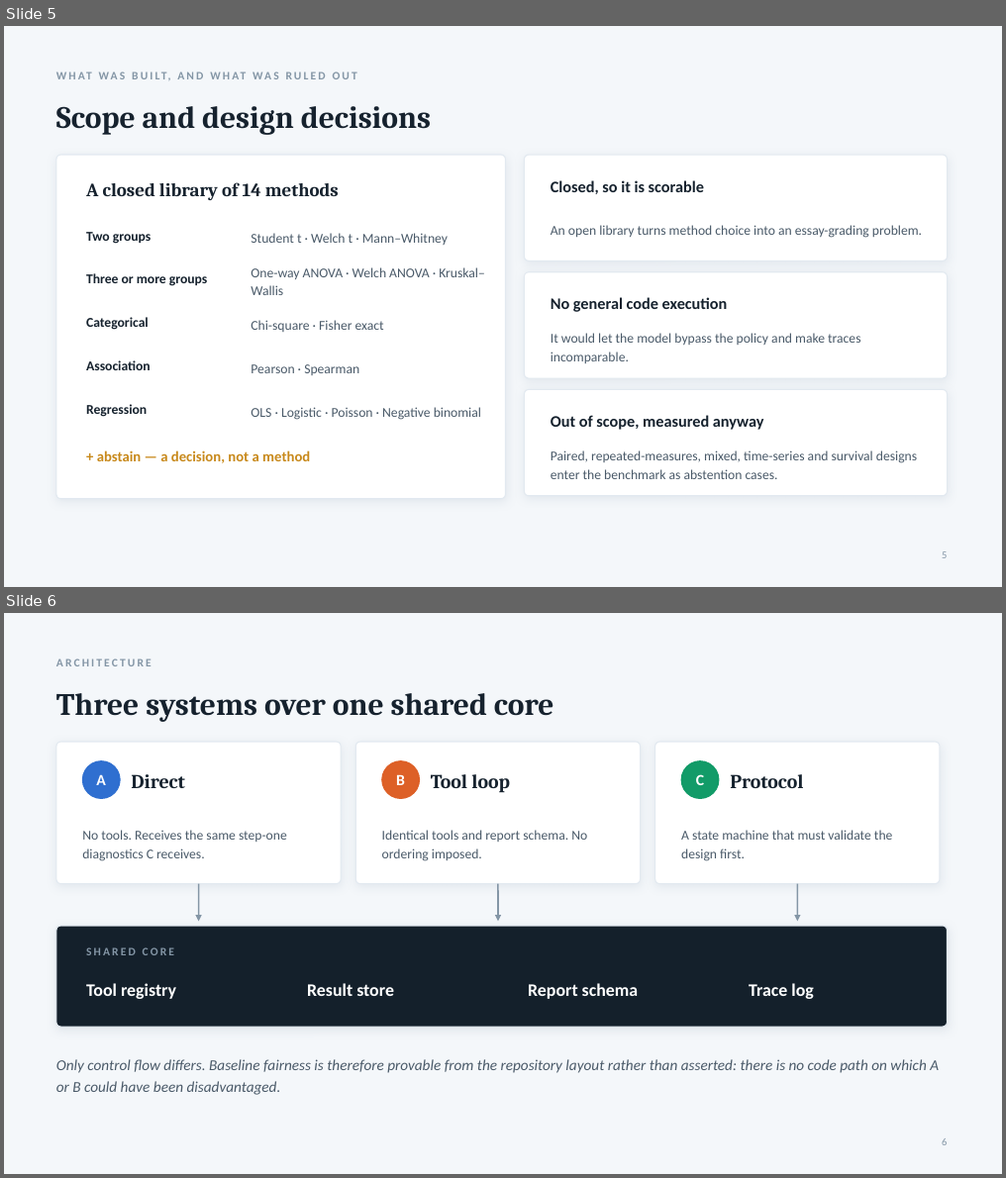
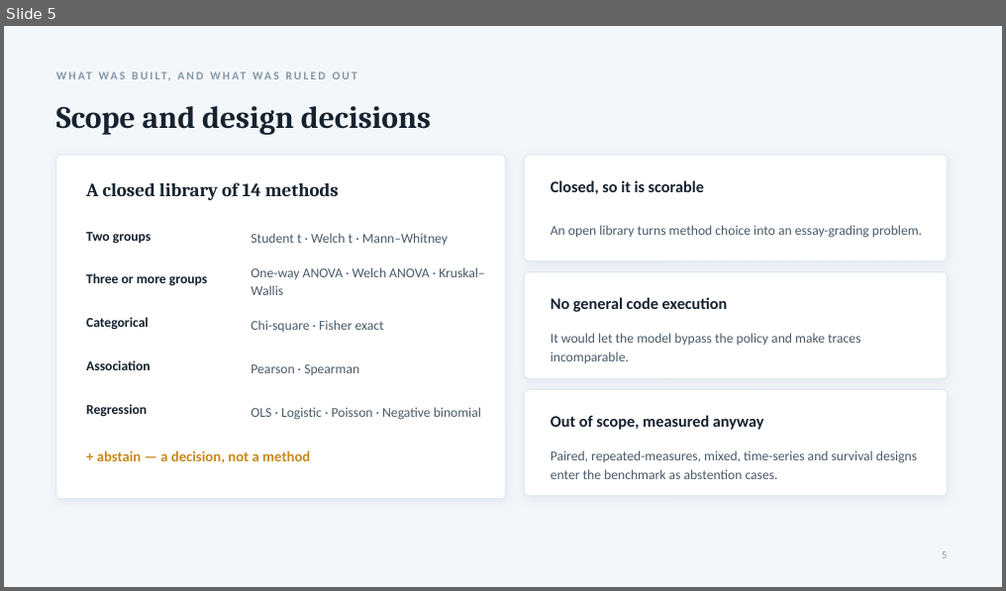
Before and after one commit to Vishal4507/AI_statistician, a slide deck: docs/AI_Statistician_Presentation.pptx. Shown one above the other, each under a label of ours: slides 5 and 6 before the commit, slide 5 after it. The pictures are 1006x1178 and 1006x591 pixels, drawn with LibreOffice and Linux fonts; fonts in the diff are those of the drawing. Boxes give left, top, right and bottom in pixels: in the first picture for what was removed or moved away, otherwise in the second. Text is boxed around its words. In the diff, an @@ line names an element or a change of style, - is before the commit and + after.

```diff
--- a/docs/AI_Statistician_Presentation.pptx
+++ b/docs/AI_Statistician_Presentation.pptx
@@ slide 6 removed at [4, 613, 1002, 1174], background #F4F7FA @@
@@ text removed at [56, 659, 152, 666] @@
-ARCHITECTURE
@@ text removed at [56, 693, 554, 722] @@
-Three systems over one shared core
@@ rounded rectangle removed at [56, 742, 341, 884] @@
@@ rounded rectangle removed at [355, 742, 641, 884] @@
@@ rounded rectangle removed at [655, 742, 940, 884] @@
@@ ellipse removed at [82, 761, 120, 799] @@
@@ text removed at [96, 774, 106, 785] @@
-A
@@ text removed at [131, 774, 184, 788] @@
-Direct
@@ ellipse removed at [382, 761, 420, 799] @@
@@ text removed at [396, 774, 405, 785] @@
-B
@@ text removed at [431, 774, 510, 793] @@
-Tool loop
@@ ellipse removed at [681, 761, 719, 799] @@
@@ text removed at [696, 774, 704, 785] @@
-C
@@ text removed at [730, 774, 803, 788] @@
-Protocol
@@ text removed at [82, 830, 287, 861] @@
-No tools. Receives the same step-one diagnostics C receives.
@@ text removed at [382, 830, 587, 861] @@
-Identical tools and report schema. No ordering imposed.
@@ text removed at [681, 830, 893, 861] @@
-A state machine that must validate the design first.
@@ arrow removed from (199, 884) to (199, 922) @@
@@ arrow removed from (498, 884) to (498, 922) @@
@@ arrow removed from (798, 884) to (798, 922) @@
@@ rounded rectangle removed at [56, 926, 947, 1027] @@
@@ text removed at [86, 948, 174, 956] @@
-SHARED CORE
@@ text removed at [86, 983, 176, 999] @@
-Tool registry
@@ text removed at [307, 983, 394, 996] @@
-Result store
@@ text removed at [528, 983, 639, 999] @@
-Report schema
@@ text removed at [748, 983, 813, 999] @@
-Trace log
@@ text removed at [56, 1059, 939, 1095] @@
-Only control flow differs. Baseline fairness is therefore provable from the repository layout rather than asserted: there is no code path on which A or B could have been disadvantaged.
@@ text removed at [942, 1139, 946, 1146] @@
-6
```
Also in this commit, not shown: 6 slides changed, 5 slides added, 10 other slides removed, 14 other files.
